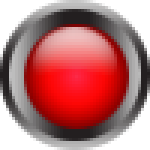
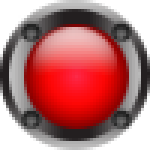
Layered file, before and after one edit (150 × 150). Changes by layer:
added layer "Layer 4 copy 3" above "Layer 4 copy 2" over (21, 108, 42, 129)
added layer "Layer 4 copy 2" above "Layer 4 copy" over (111, 108, 132, 129)
added layer "Layer 4 copy" above "Layer 4" over (111, 21, 132, 42)
added layer "Layer 4" above "Layer 3" over (21, 21, 42, 42)
